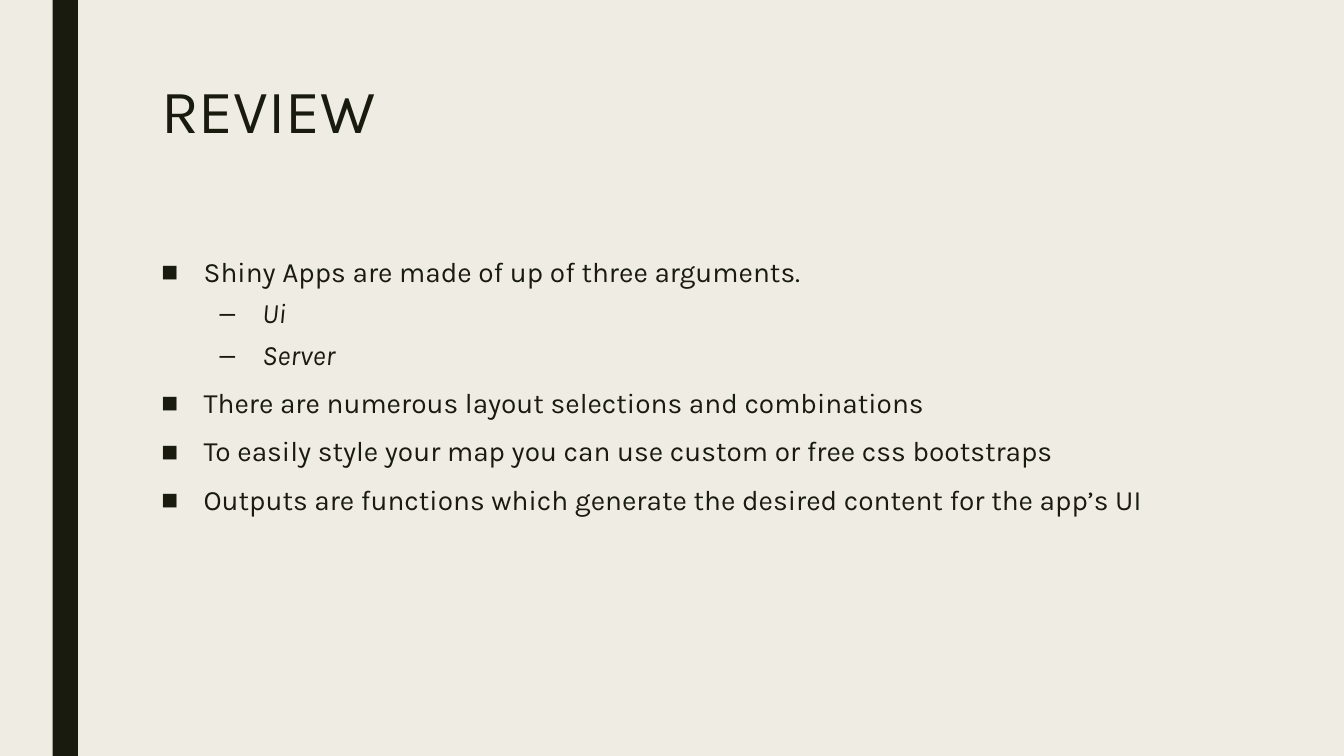
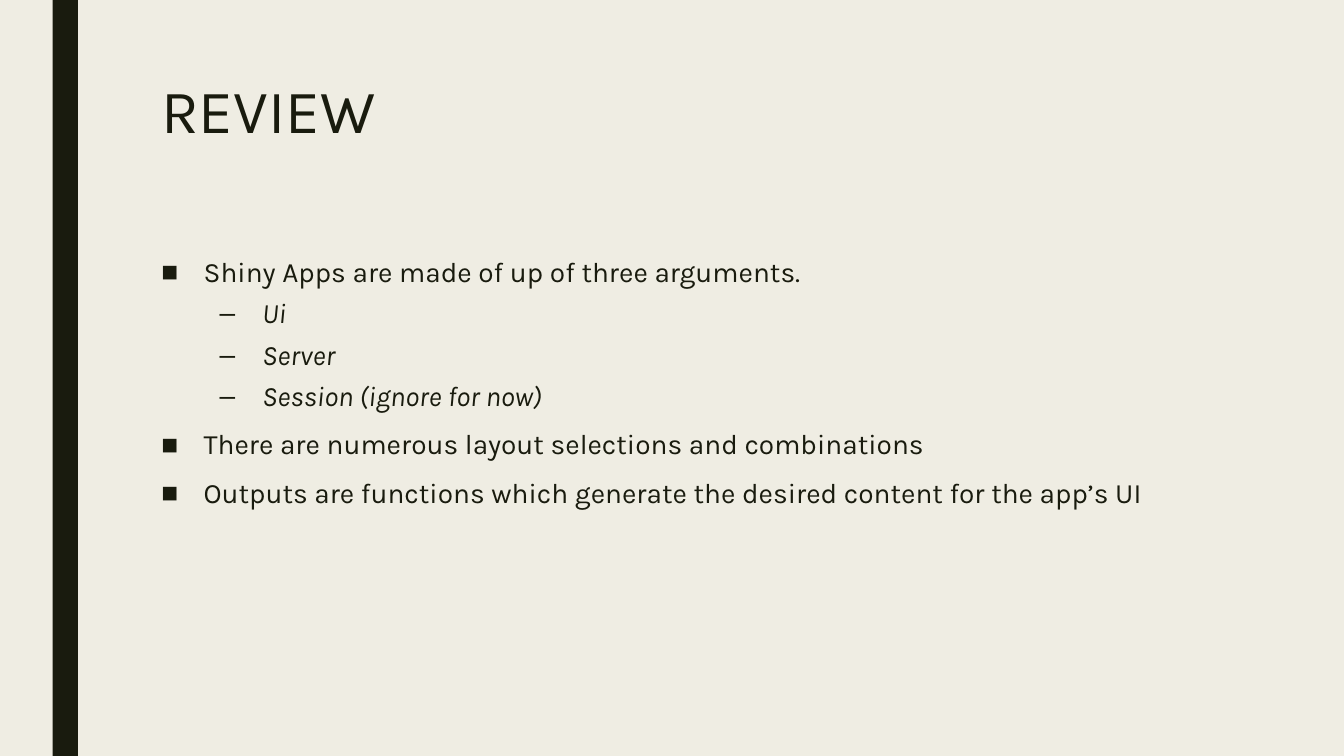
Before and after one commit to RforOperations2018/Class_1, a slide deck: slide 21 of Class 2.pptx (slide 19 before the commit). Drawn at 1344x756 pixels with LibreOffice and Linux fonts; fonts in the diff are those of the drawing. Boxes give left, top, right and bottom in pixels: in the first picture for what was removed or moved away, otherwise in the second. Text is boxed around its words. In the diff, an @@ line names an element or a change of style, - is before the commit and + after.

```diff
--- a/Class 2.pptx
+++ b/Class 2.pptx
@@ text at (262, 386, 542, 413): paragraph added @@
+  – Session (ignore for now)
@@ text at (204, 441, 1053, 468): paragraph removed @@
-■ To easily style your map you can use custom or free css bootstraps
```
Also in this commit, not shown: 2 other slides changed, 8 slides added, 6 slides removed, 1 other file.
